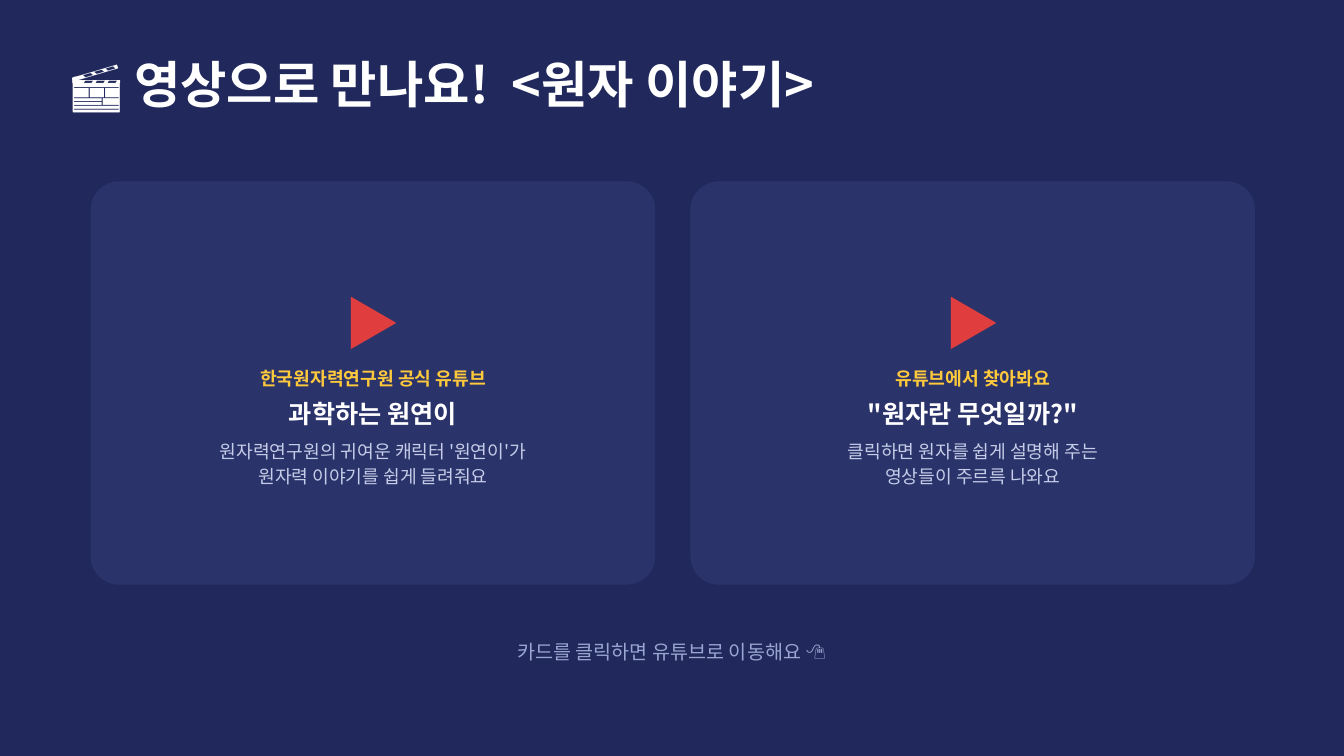
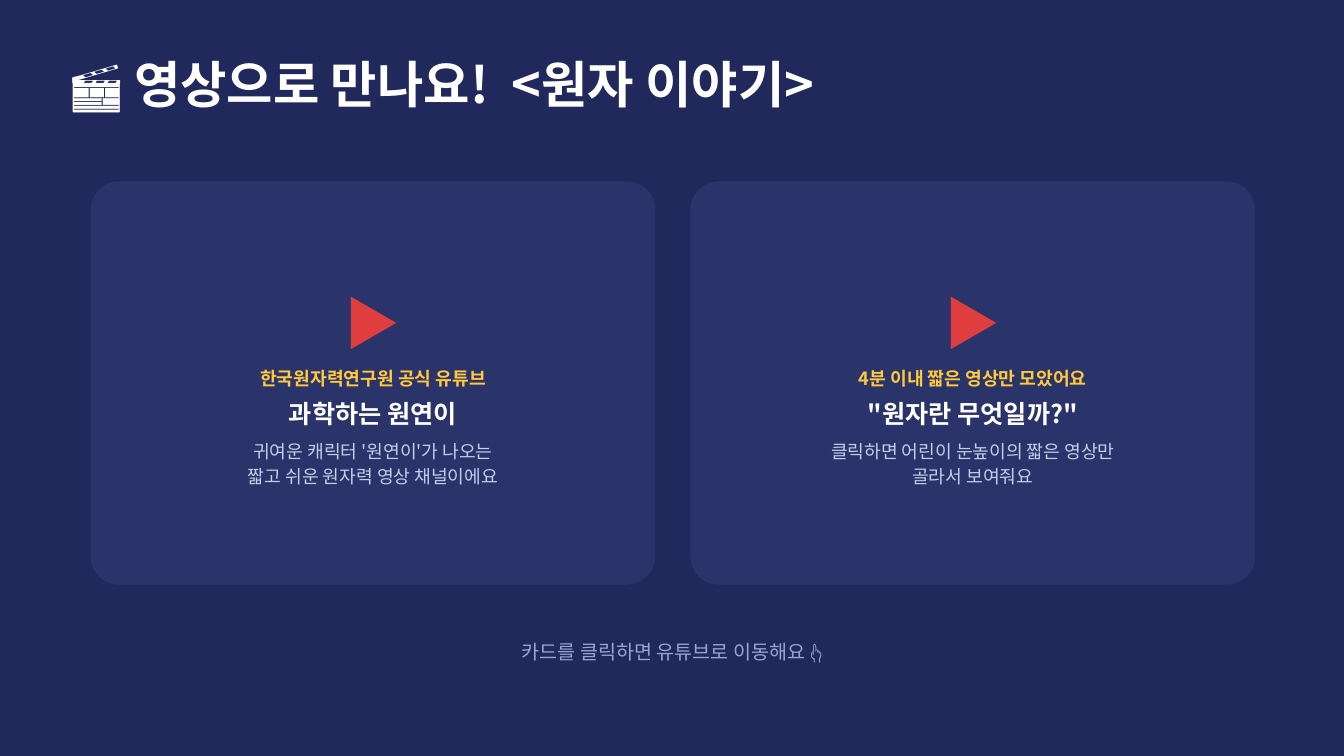
Before and after one commit to parksang-jun/ecture-materials, a slide deck: slide 12 of 강의자료/원자력 세상_초등 3-4학년용.pptx. Drawn at 1344x756 pixels with LibreOffice and Linux fonts; fonts in the diff are those of the drawing. Boxes give left, top, right and bottom in pixels: in the first picture for what was removed or moved away, otherwise in the second. Text is boxed around its words. In the diff, an @@ line names an element or a change of style, - is before the commit and + after.

```diff
--- a/강의자료/원자력 세상_초등 3-4학년용.pptx
+++ b/강의자료/원자력 세상_초등 3-4학년용.pptx
@@ text in rounded rectangle at (x1=859, y1=369, x2=1087, y2=387): text changed @@
-유튜브에서 찾아봐요
+4분 이내 짧은 영상만 모았어요
@@ text in rounded rectangle at (x1=248, y1=443, x2=499, y2=485): text changed @@
-원자력연구원의 귀여운 캐릭터 '원연이'가
-원자력 이야기를 쉽게 들려줘요
+귀여운 캐릭터 '원연이'가 나오는
+짧고 쉬운 원자력 영상 채널이에요
@@ text in rounded rectangle at (x1=831, y1=443, x2=1114, y2=485): text changed @@
-클릭하면 원자를 쉽게 설명해 주는
-영상들이 주르륵 나와요
+클릭하면 어린이 눈높이의 짧은 영상만
+골라서 보여줘요
@@ text at (x1=522, y1=643, x2=805, y2=661): text changed @@
-카드를 클릭하면 유튜브로 이동해요 🖱️
+카드를 클릭하면 유튜브로 이동해요 👆
```
Also in this commit, not shown: 19 other slides changed, 2 other files.
